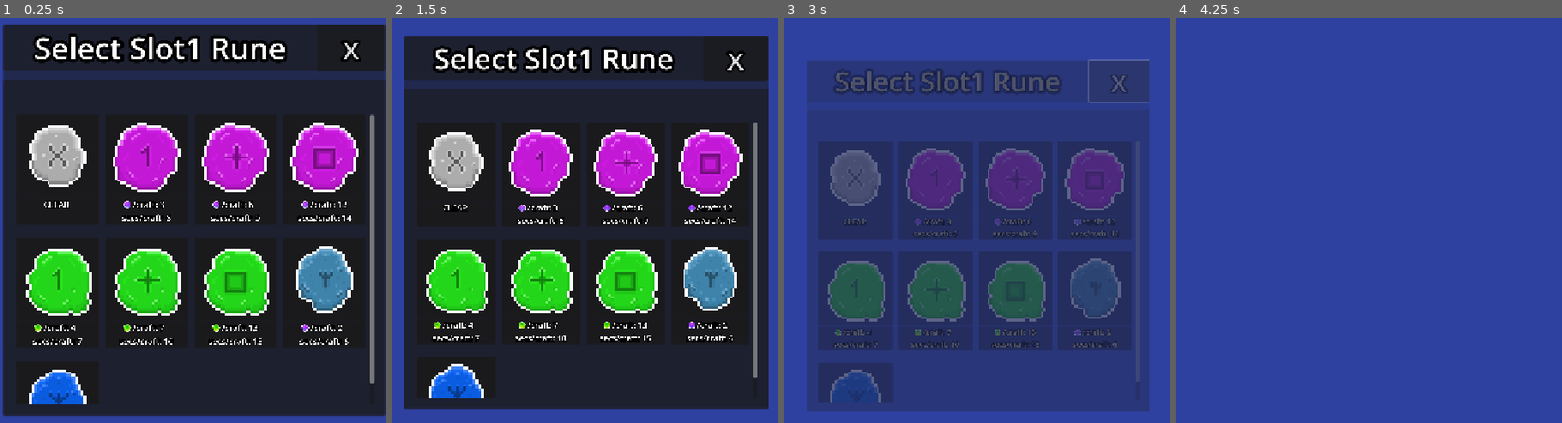
Above: before the commit, frames 1-4 (left to right).
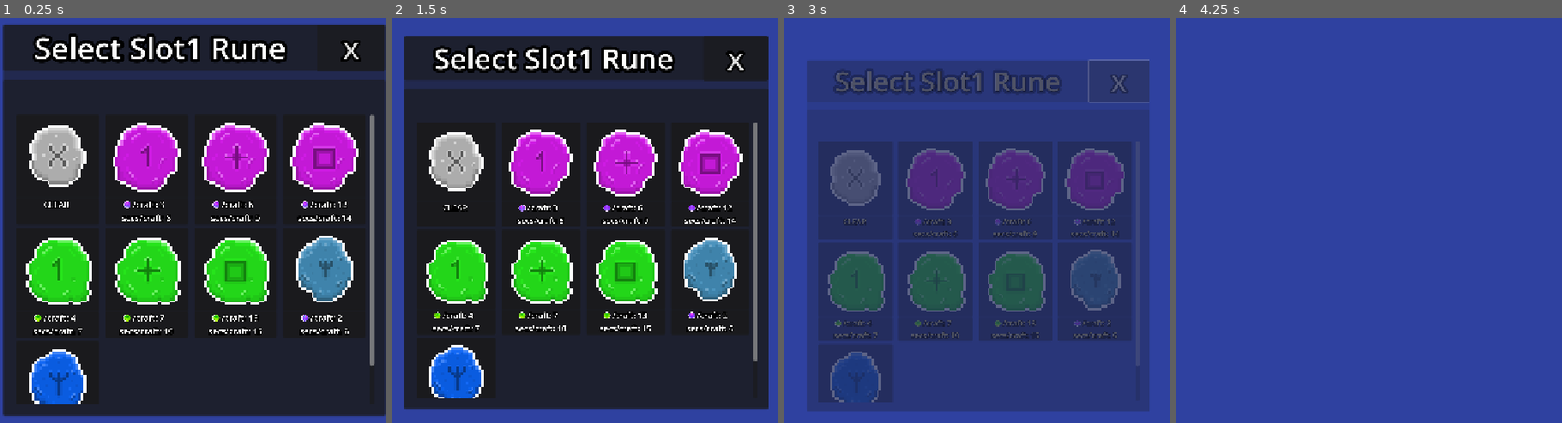
Above: after the commit, the same moments.

Repository: Nano95/project_RUNES
Game: Godot game, scene res://Scenes/OfflineRuneSelectionPanel.tscn
Same seed, same stepped clock (60 frames per second), same inputs: the game is played once before the commit and once after it. This scene is started directly instead of the project's main scene.
Inputs (mouse positions are in pixels of both pictures, inside the frame that each line leads up to):
- Up to frame 1 (0.25 s): no input
- Up to frame 2 (1.5 s): click (453, 175) at 0.52 s; click (453, 175) at 1.27 s
- Up to frame 3 (3 s): click (845, 175) at 2.02 s; click "x" at 2.75 s
- Up to frame 4 (4.25 s): tap Enter at 3.5 s

The runs differ from the first frame. In frame 1, 9.6% of the frame differs, in the area x 6-98%, y 53-96%; in frame 2, 8.5%; in frame 3, 8.3%; in frame 4, nothing differs.
Error in both runs: Invalid access to property or key 'game_data' on a base object of type 'Nil'. (res://Scripts/OfflineRunesSelectionPanel.gd:32)

Commit message:
fix offline grid buttons

Diff:
--- a/Scenes/OfflineRuneSelectionButton.tscn
+++ b/Scenes/OfflineRuneSelectionButton.tscn
@@ -19,7 +19,7 @@
 shader_parameter/activate = false
 
 [node name="OfflineRuneSelectionButton" type="Control"]
-custom_minimum_size = Vector2(147, 118)
+custom_minimum_size = Vector2(147, 194)
 layout_mode = 3
 anchors_preset = 0
 offset_right = 147.0
--- a/Scenes/OfflineRuneSelectionPanel.tscn
+++ b/Scenes/OfflineRuneSelectionPanel.tscn
@@ -134,10 +134,11 @@
 [node name="SlotsContainer" type="GridContainer" parent="Panel/Slots/ScrollContainer"]
 layout_mode = 2
 theme_override_constants/h_separation = 11
-theme_override_constants/v_separation = 101
+theme_override_constants/v_separation = 7
 columns = 4
 
 [node name="OfflineRuneSelectionButton" parent="Panel/Slots/ScrollContainer/SlotsContainer" instance=ExtResource("5_iow1g")]
+custom_minimum_size = Vector2(147, 191)
 layout_mode = 2
 
 [node name="TextureRect" parent="Panel/Slots/ScrollContainer/SlotsContainer/OfflineRuneSelectionButton/Panel/Panel" index="0"]
